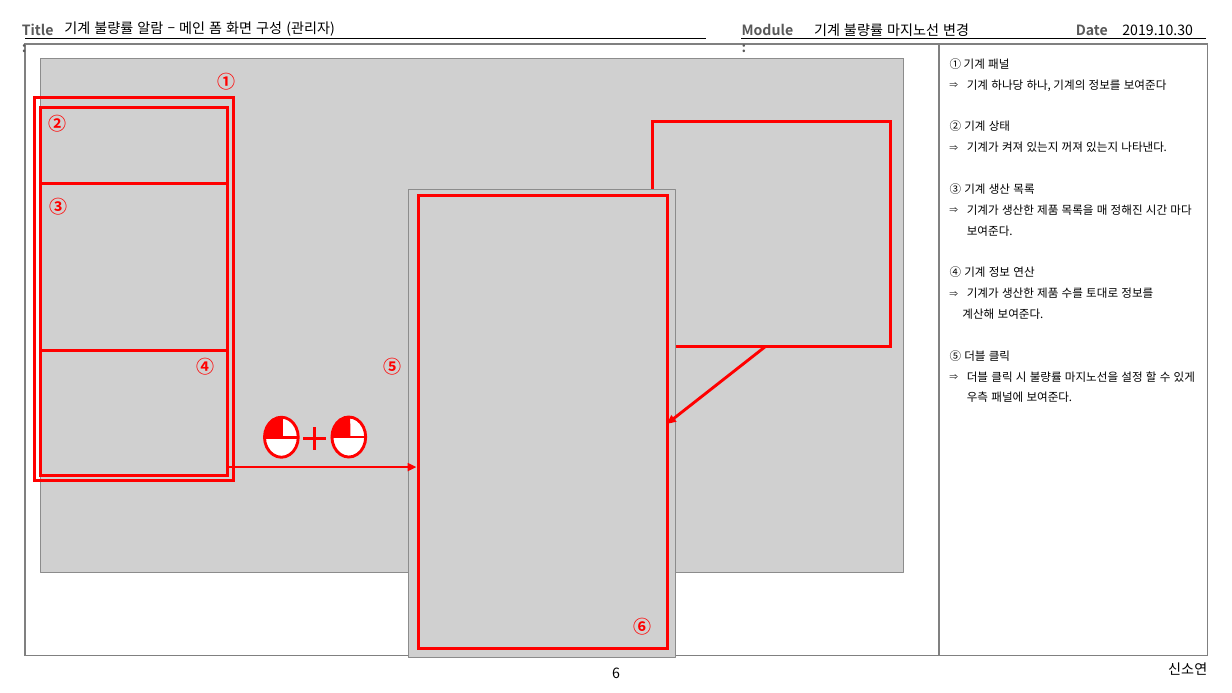
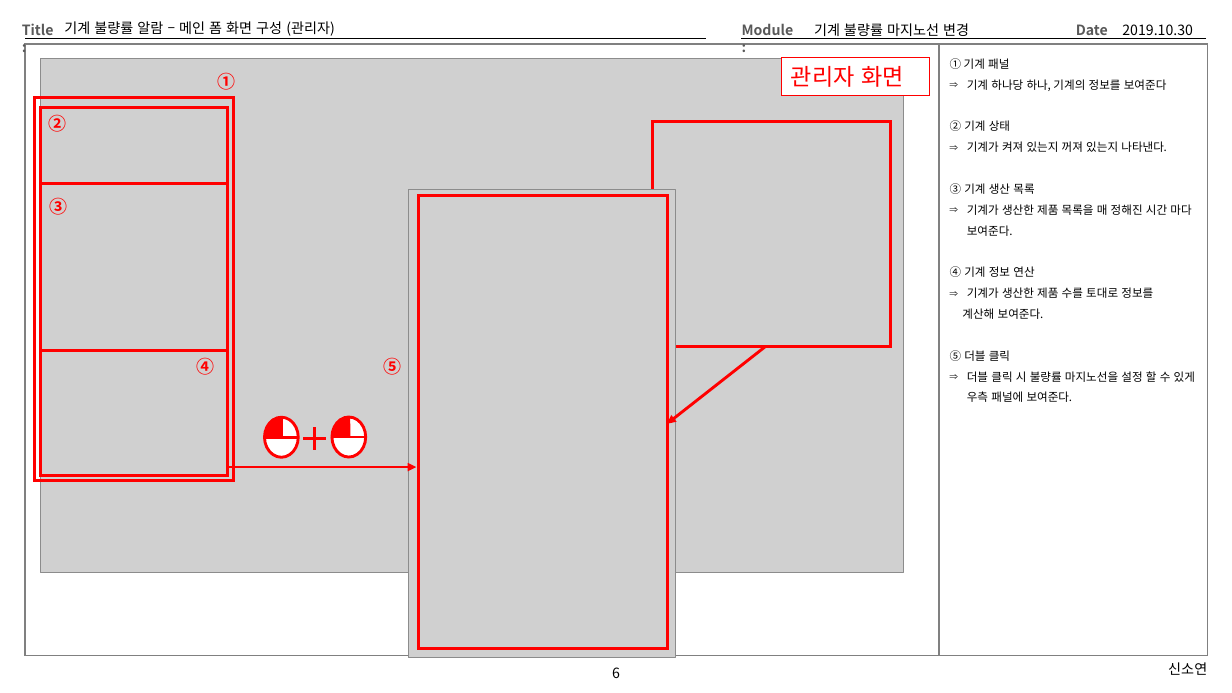
Before and after one commit to Cliedy-s/AIclass, a slide deck: slide 6 of project/03_화면설계/화면설계.pptx. Drawn at 1232x693 pixels with LibreOffice and Linux fonts; fonts in the diff are those of the drawing; grey boxes stand for pictures. Boxes give left, top, right and bottom in pixels: in the first picture for what was removed or moved away, otherwise in the second. Text is boxed around its words. In the diff, an @@ line names an element or a change of style, - is before the commit and + after.

```diff
--- a/project/03_화면설계/화면설계.pptx
+++ b/project/03_화면설계/화면설계.pptx
@@ rectangle added at <box>782,58,930,95</box>, fill #FFFFFF, outline #FF0000 0.75 pt, 18 pt, text #FF0000 @@
+관리자 화면
@@ text removed at <box>633,617,651,635</box> @@
-⑥
```
Also in this commit, not shown: 10 other slides changed, 1 slide added, 45 other files.
